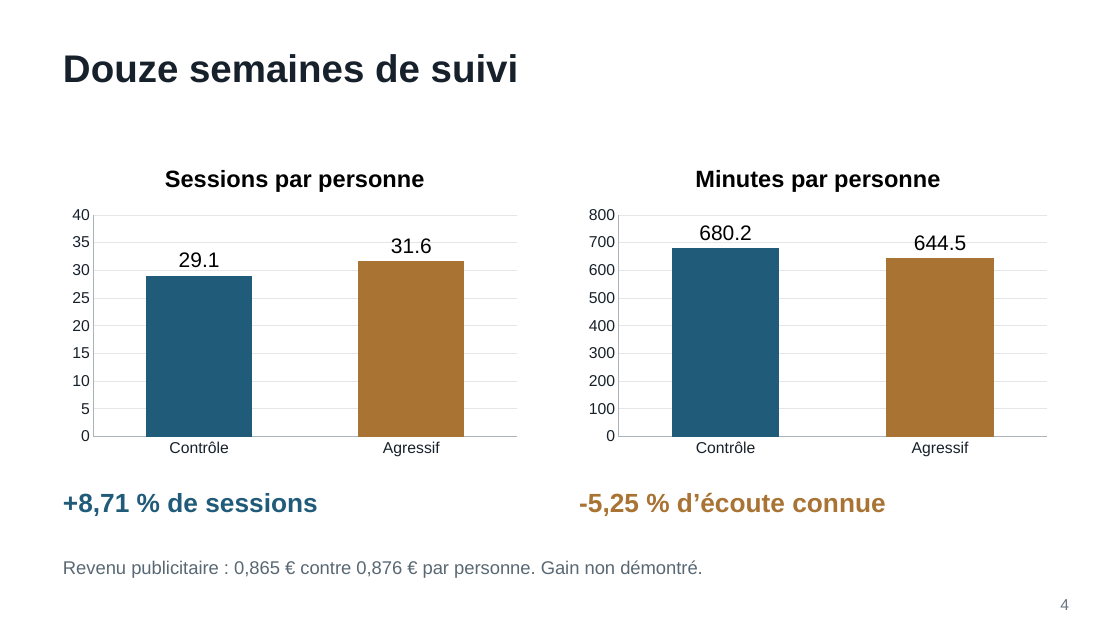
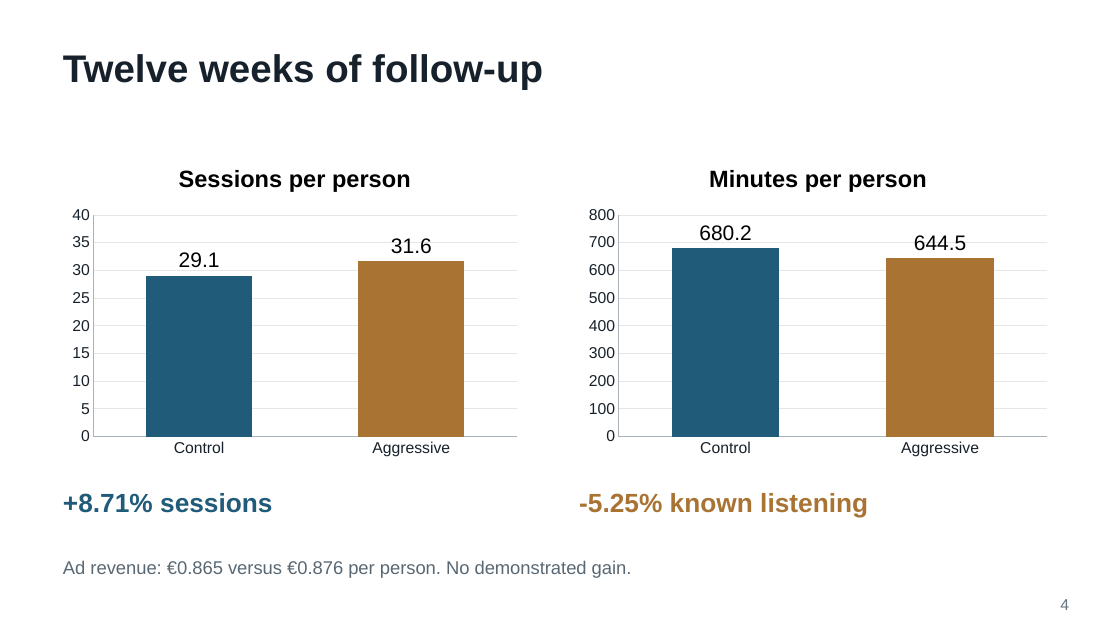
Before and after one commit to moss5002/GrowthModel, a slide deck: slide 4 of deliverables/G06_Echo_slides.pptx. Drawn at 1120x630 pixels with LibreOffice and Linux fonts; fonts in the diff are those of the drawing. Boxes give left, top, right and bottom in pixels: in the first picture for what was removed or moved away, otherwise in the second. Text is boxed around its words. In the diff, an @@ line names an element or a change of style, - is before the commit and + after.

```diff
--- a/deliverables/G06_Echo_slides.pptx
+++ b/deliverables/G06_Echo_slides.pptx
@@ text at (63,54,543,89): text changed @@
-Douze semaines de suivi
+Twelve weeks of follow-up
@@ column chart at (63,149,527,464) @@
@@ title "Sessions par personne " to "Sessions per person " @@
-categories: Contrôle, Agressif
+categories: Control, Aggressive
@@ column chart at (580,149,1058,464) @@
@@ title "Minutes par personne " to "Minutes per person " @@
-categories: Contrôle, Agressif
+categories: Control, Aggressive
@@ text at (63,493,272,513): text changed @@
-+8,71 % de sessions
++8.71% sessions
@@ text at (579,493,868,518): text changed @@
--5,25 % d’écoute connue
+-5.25% known listening
@@ text at (63,560,632,578): text changed @@
-Revenu publicitaire : 0,865 € contre 0,876 € par personne. Gain non démontré.
+Ad revenue: €0.865 versus €0.876 per person. No demonstrated gain.
```
Also in this commit, not shown: 6 other slides changed, 3 slides added, 3 slides removed, 7 other files.
